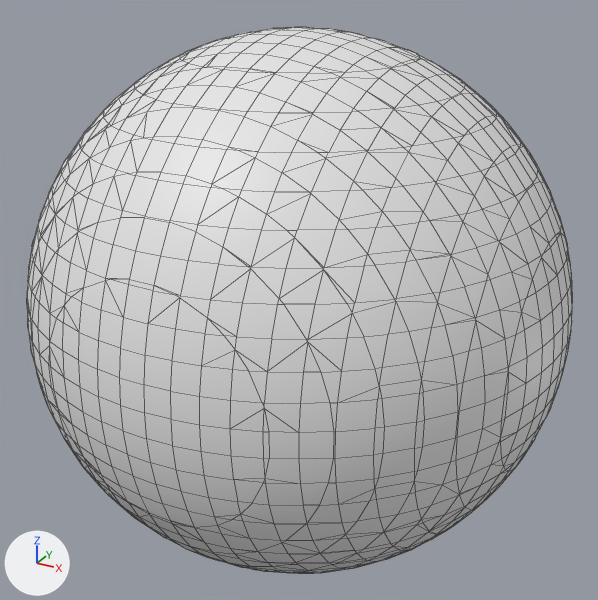
A saved change to the OBJ model src/models/sphere.obj.
Before and after are seen from a camera (50 mm lens) standing at (1.62, -2.95, 1.48) and looking at (0.0, 0.0, 0.0). Lighting does not change. The marker at lower left points along +X, +Y and +Z. Mesh edges are drawn as thin lines. Where no turn or scale is listed for an object, it has been applied to the vertices.

Names of what the first picture shows: 'Mball'.
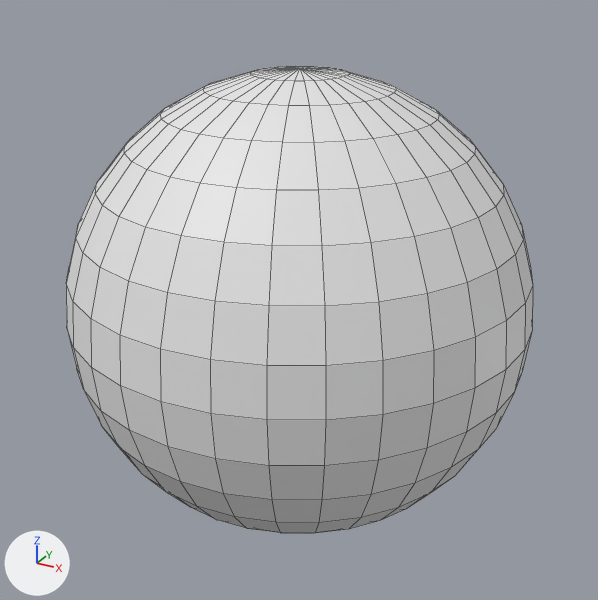
The change, as JSON lines over the scene's bpy script:
```json
{"block": "me_mball", "where": "# used by ob_mball; location = (0.0, 0.0, 0.0)"}
{"op": "remove", "block": "me_mball", "code": "me_mball.from_pydata(...)  # 2448 vertices, 3002 faces; spans x -1.15..1.15, y -1.15..1.15, z -1.15..1.15"}
{"op": "add", "block": "me_mball", "code": "me_mball.from_pydata(...)  # 482 vertices, 512 faces; spans x -1.0..1.0, y -1.0..1.0, z -1.0..1.0"}
{"block": "me_mball", "change": "me_mball part 1: 2448 vertices removed from x -1.15..1.15, y -1.15..1.15, z -1.15..1.15; 482 vertices added at x -1.0..1.0, y -1.0..1.0, z -1.0..1.0, forming a UV sphere (32 segments, 16 rings, poles along z)"}
```

Where the change shows, as pixel boxes (x1, y1, x2, y2) in the pictures (598 x 600 px):
```json
{"object": "Mball", "change": "reshaped", "before": [27, 27, 573, 573], "after": [66, 66, 533, 533], "on screen": "14% narrower, 14% shorter"}
```
